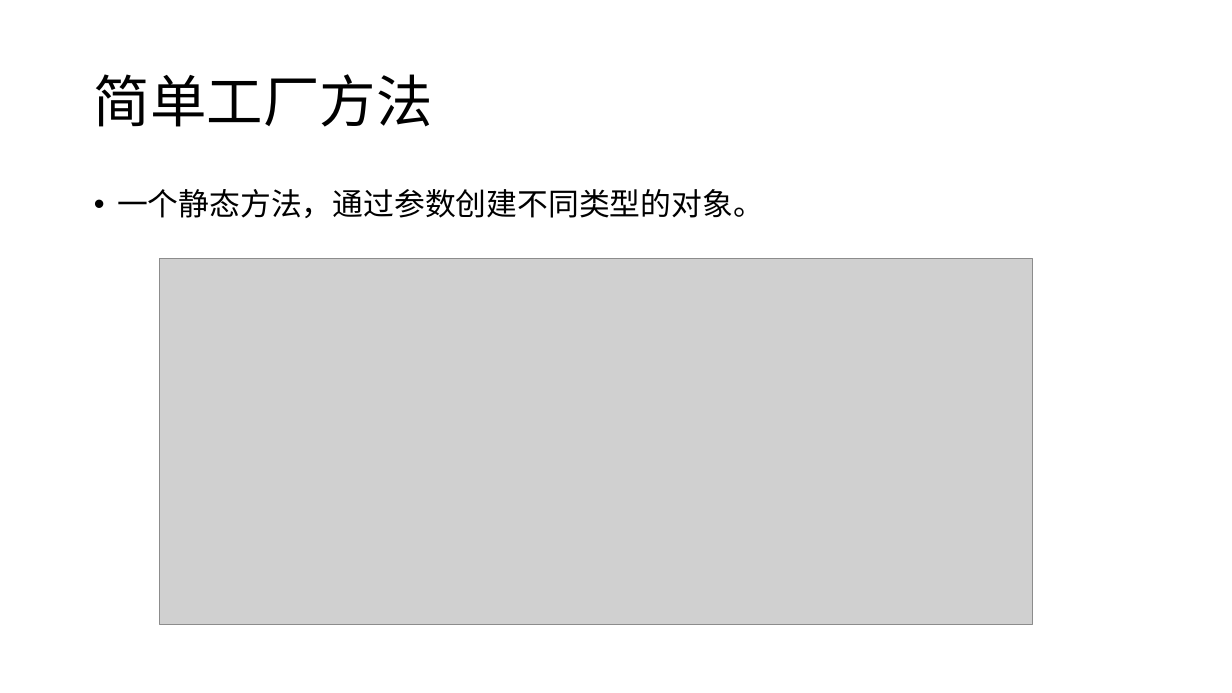
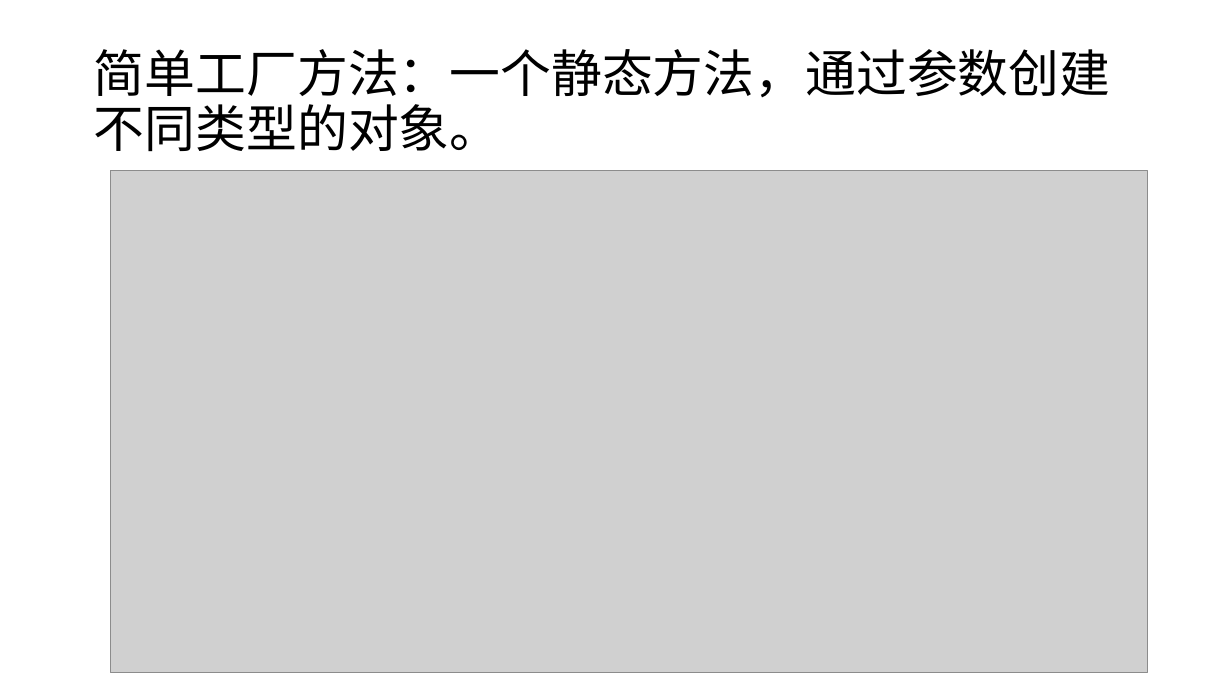
Before and after one commit to liangshanhero/sa, a slide deck: slide 2 of sa/文档/2019 软件体系结构（03）：工厂模式.pptx. Drawn at 1232x693 pixels with LibreOffice and Linux fonts; fonts in the diff are those of the drawing; grey boxes stand for pictures. Boxes give left, top, right and bottom in pixels: in the first picture for what was removed or moved away, otherwise in the second. Text is boxed around its words. In the diff, an @@ line names an element or a change of style, - is before the commit and + after.

```diff
--- a/sa/文档/2019 软件体系结构（03）：工厂模式.pptx
+++ b/sa/文档/2019 软件体系结构（03）：工厂模式.pptx
@@ title at box(94, 49, 1110, 152): text changed; size 44 to 39.6 pt @@
-简单工厂方法
+简单工厂方法：一个静态方法，通过参数创建不同类型的对象。
@@ picture: place and size @@
-picture at box(160, 259, 1033, 625)
+picture at box(110, 171, 1147, 673)
@@ text removed at box(117, 189, 764, 218) @@
-• 一个静态方法，通过参数创建不同类型的对象。
```
Also in this commit, not shown: 2 other slides changed, 1 slide added, 1 slide removed, 4 other files.
